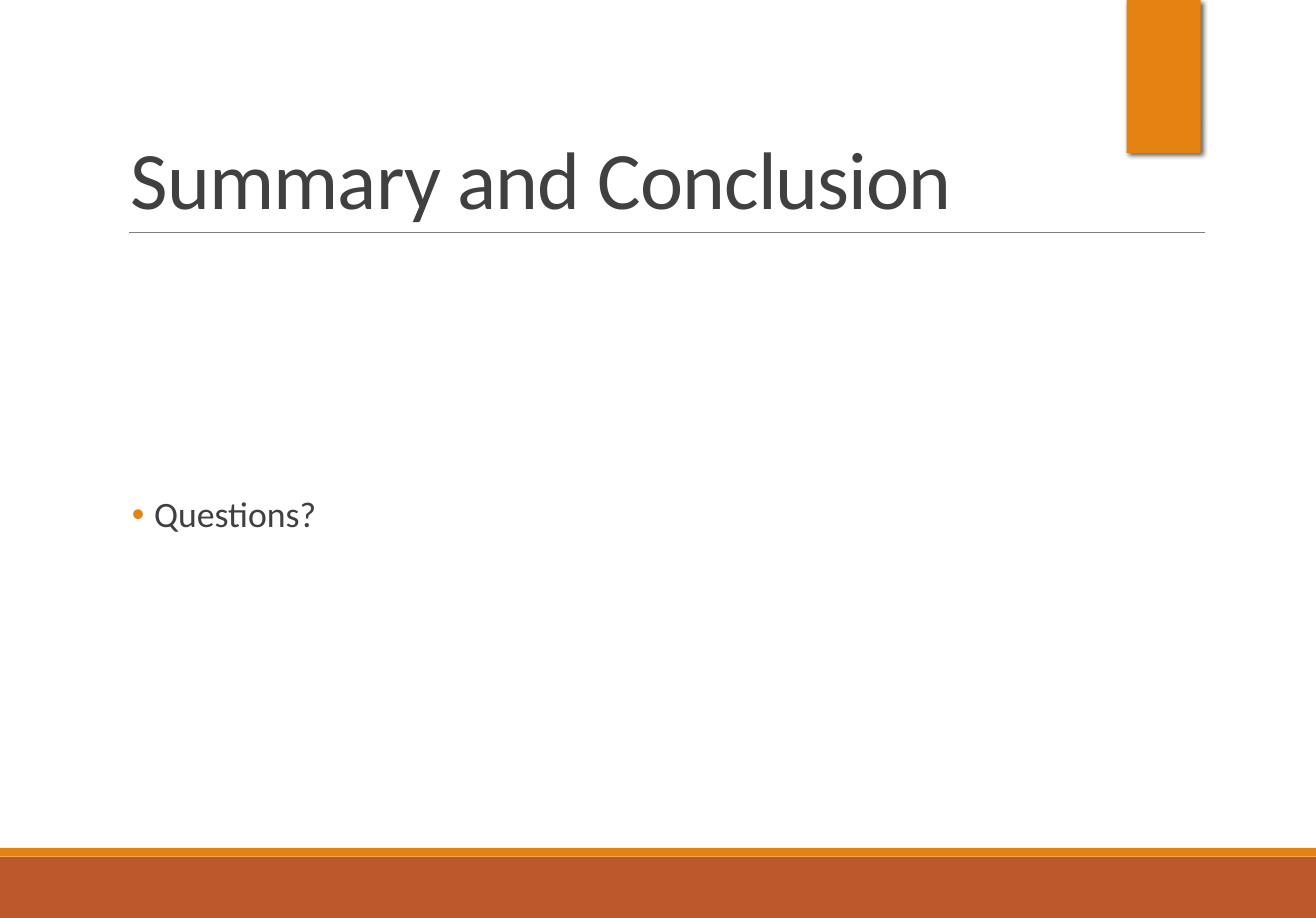
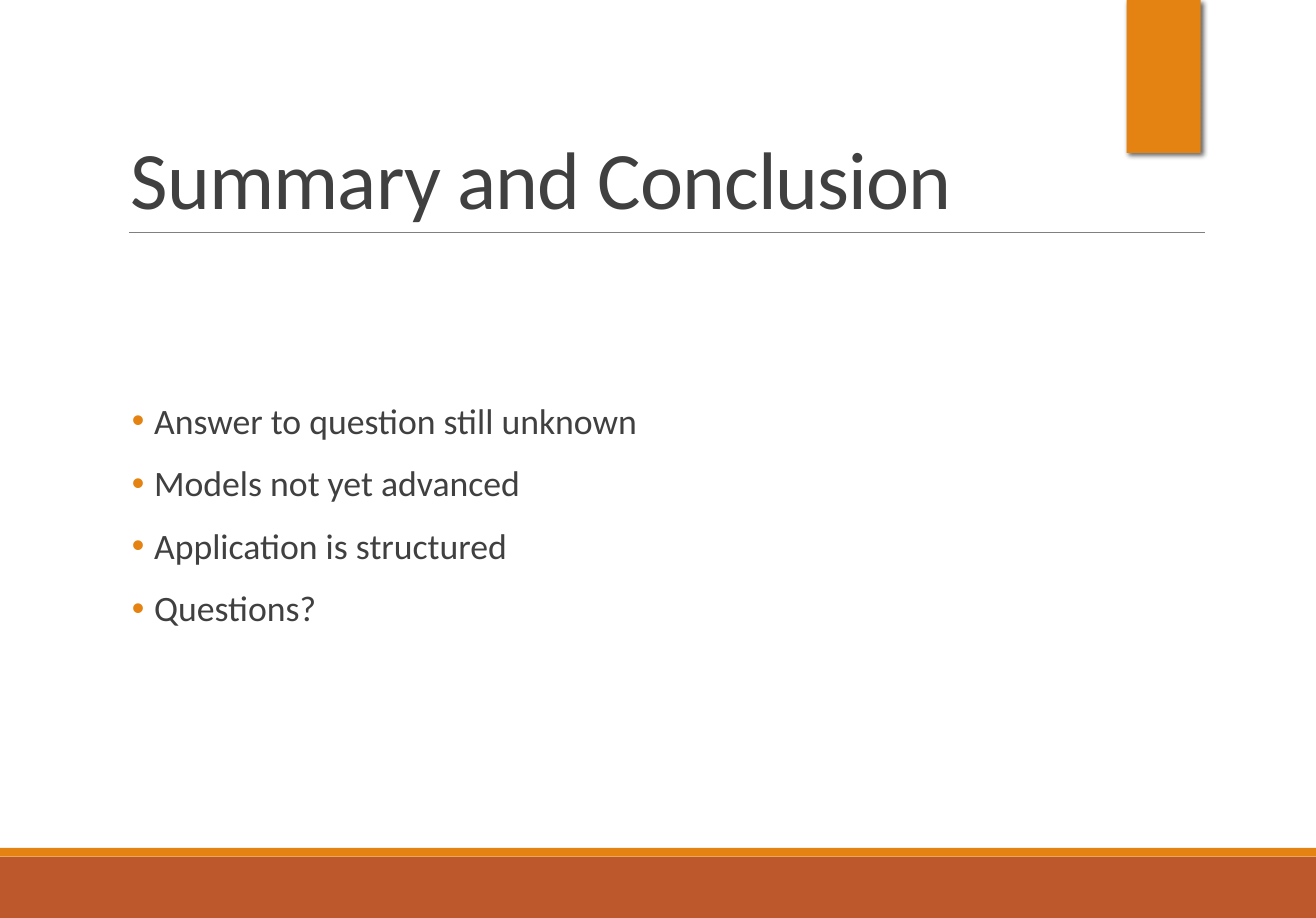
Before and after one commit to binduvr/ApplicationDevelopment, a slide deck: slide 9 of Paper Work/Presentation/Project Application Development.pptx. Drawn at 1316x918 pixels with LibreOffice and Linux fonts; fonts in the diff are those of the drawing; background and template pictures are left out. Boxes give left, top, right and bottom in pixels: in the first picture for what was removed or moved away, otherwise in the second. Text is boxed around its words. In the diff, an @@ line names an element or a change of style, - is before the commit and + after.

```diff
--- a/Paper Work/Presentation/Project Application Development.pptx
+++ b/Paper Work/Presentation/Project Application Development.pptx
@@ text at bbox=[154, 409, 637, 565]: paragraphs added @@
+• Answer to question still unknown
+• Models not yet advanced
+• Application is structured
```
